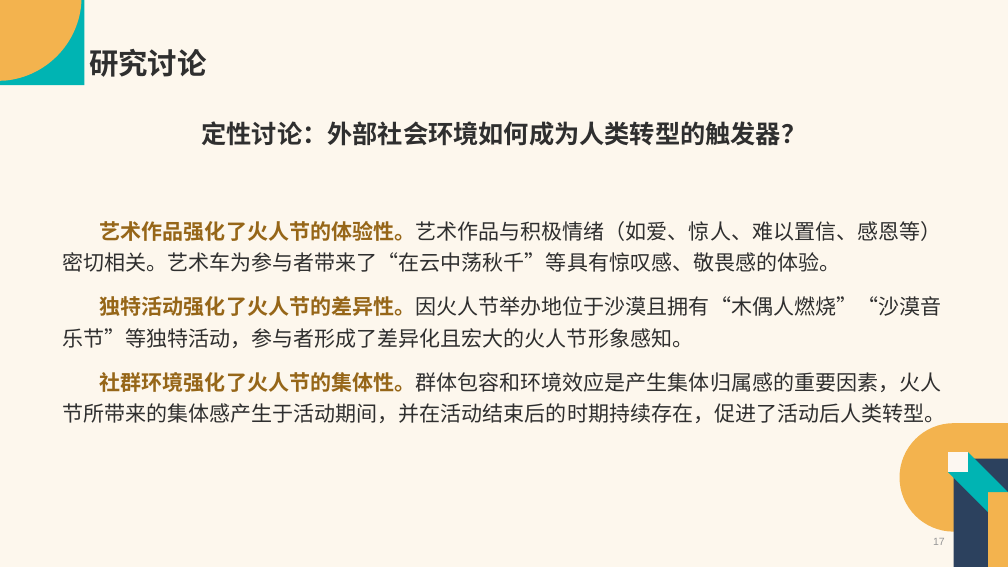
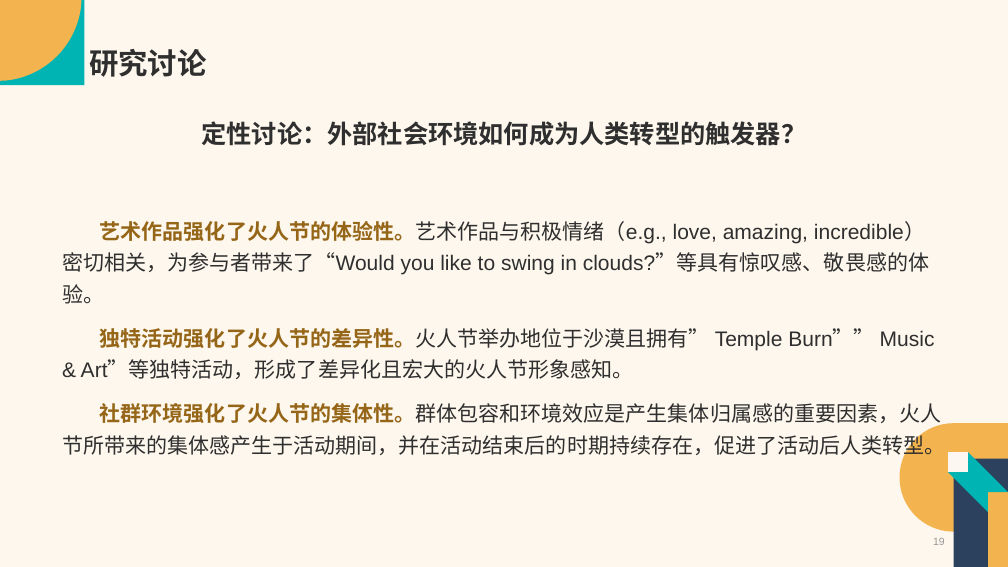
Before and after one commit to Vaelubo/Research, a slide deck: slide 19 of SSCI文章汇报-卢波.pptx (slide 17 before the commit). Drawn at 1008x567 pixels with LibreOffice and Linux fonts; fonts in the diff are those of the drawing. Boxes give left, top, right and bottom in pixels: in the first picture for what was removed or moved away, otherwise in the second. Text is boxed around its words. In the diff, an @@ line names an element or a change of style, - is before the commit and + after.

```diff
--- a/SSCI文章汇报-卢波.pptx
+++ b/SSCI文章汇报-卢波.pptx
@@ text at (62, 221, 935, 379): text changed @@
-艺术作品强化了火人节的体验性。艺术作品与积极情绪（如爱、惊人、难以置信、感恩等）密切相关。艺术车为参与者带来了“在云中荡秋千”等具有惊叹感、敬畏感的体验。
-独特活动强化了火人节的差异性。因火人节举办地位于沙漠且拥有“木偶人燃烧”“沙漠音乐节”等独特活动，参与者形成了差异化且宏大的火人节形象感知。
+艺术作品强化了火人节的体验性。艺术作品与积极情绪（e.g., love, amazing, incredible）密切相关，为参与者带来了“Would you like to swing in clouds?”等具有惊叹感、敬畏感的体验。
+独特活动强化了火人节的差异性。火人节举办地位于沙漠且拥有” Temple Burn”” Music & Art”等独特活动，形成了差异化且宏大的火人节形象感知。
@@ page number at (933, 538, 945, 545): text changed @@
-17
+19
```
Also in this commit, not shown: 11 other slides changed, 3 slides added, 1 other file.
